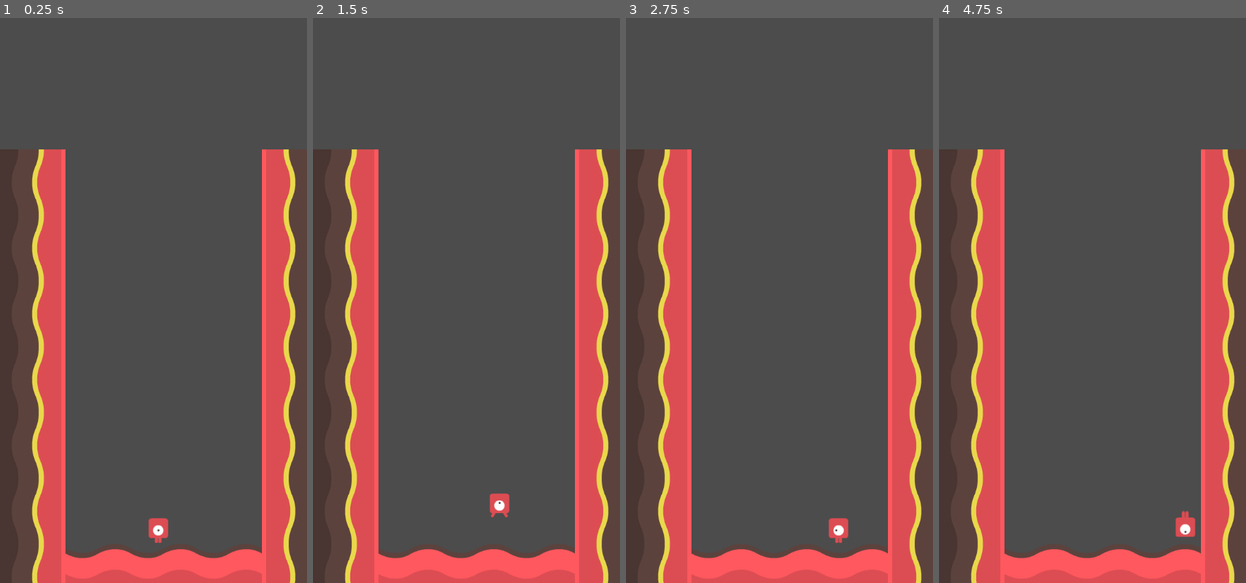
Above: before the commit, frames 1-4 (left to right).
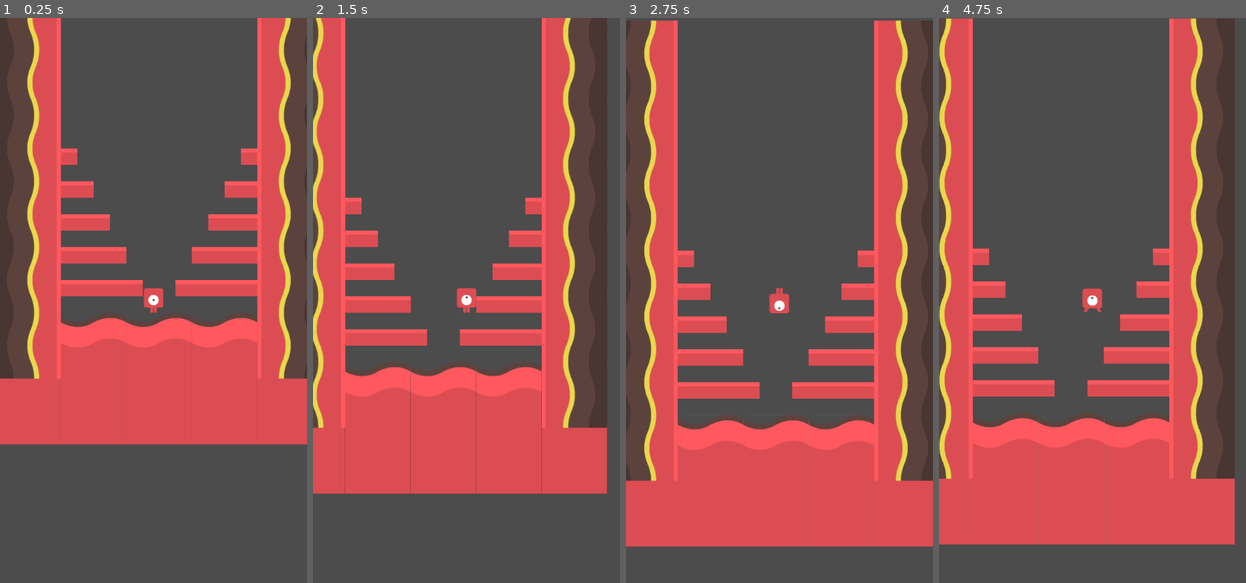
Above: after the commit, the same moments.

Repository: Cecilist/midterm-JDCecil
Game: Godot game, scene res://src/Level.tscn
The game is run twice, just before and just after one commit, with the same random seed, the same clock (stepped at 60 frames per second) and the same inputs.
Inputs:
- Up to frame 1 (0.25 s): no input
- Up to frame 2 (1.5 s): tap Enter at 0.5 s; hold Right (move_right) from 0.53 s (still down); tap Space (jump) at 0.6, 0.77, 1.07, 1.35 s
- Up to frame 3 (2.75 s): tap Space (jump) at 1.52, 1.82, 2.1 s; release Right (move_right) at 2.03 s; hold Left (move_left) from 2.03 s (still down)
- Up to frame 4 (4.75 s): release Left (move_left) at 2.78 s; hold Right (move_right) 2.78-4.28 s; tap Space (jump) at 2.85, 3.02, 3.32, 3.6, 3.77, 4.07, 4.35, 4.52 s; hold Left (move_left) from 4.28 s (still down)

The runs differ from the first frame. In frame 1, 41% of the frame differs, in the area x 0-100%, y 0-100%; in frame 2, 51%; in frame 3, 44%; in frame 4, 51%, in the area x 0-97%, y 0-100%.

Commit message:
changed project gravity, adjusted speed and jump strength to feel snappier

Diff:
--- a/project.godot
+++ b/project.godot
@@ -44,6 +44,7 @@
 [physics]
 
 common/enable_pause_aware_picking=true
+2d/default_gravity=500
 
 [rendering]
 
--- a/src/Level.tscn
+++ b/src/Level.tscn
@@ -11,6 +11,9 @@
 
 [sub_resource type="ConvexPolygonShape2D" id=3]
 points = PoolVector2Array( 128, 128, 0, 128, 0, 0, 128, 0 )
+
+[sub_resource type="ConvexPolygonShape2D" id=5]
+points = PoolVector2Array( 128, 64, 0, 64, 0, 0, 128, 0 )
 
 [sub_resource type="TileSet" id=4]
 0/name = "tilesheet_complete_2X.png 0"
@@ -76,6 +79,53 @@
 "shape_transform": Transform2D( 1, 0, 0, 1, 0, 0 )
 } ]
 2/z_index = 0
+3/name = "tilesheet_complete_2X.png 3"
+3/texture = ExtResource( 1 )
+3/tex_offset = Vector2( 0, 0 )
+3/modulate = Color( 1, 1, 1, 1 )
+3/region = Rect2( 704, 0, 128, 64 )
+3/tile_mode = 0
+3/occluder_offset = Vector2( 0, 0 )
+3/navigation_offset = Vector2( 0, 0 )
+3/shape_offset = Vector2( 0, 0 )
+3/shape_transform = Transform2D( 1, 0, 0, 1, 0, 0 )
+3/shape = SubResource( 5 )
+3/shape_one_way = false
+3/shape_one_way_margin = 1.0
+3/shapes = [ {
+"autotile_coord": Vector2( 0, 0 ),
+"one_way": false,
+"one_way_margin": 1.0,
+"shape": SubResource( 5 ),
+"shape_transform": Transform2D( 1, 0, 0, 1, 0, 0 )
+} ]
+3/z_index = 0
+
+[sub_resource type="ConvexPolygonShape2D" id=6]
+points = PoolVector2Array( 32, 32, 0, 32, 0, 0, 32, 0 )
+
+[sub_resource type="TileSet" id=7]
+0/name = "tilesheet_complete_2X.png 0"
+0/texture = ExtResource( 1 )
+0/tex_offset = Vector2( 0, 0 )
+0/modulate = Color( 1, 1, 1, 1 )
+0/region = Rect2( 768, 0, 32, 32 )
+0/tile_mode = 0
+0/occluder_offset = Vector2( 0, 0 )
+0/navigation_offset = Vector2( 0, 0 )
+0/shape_offset = Vector2( 0, 0 )
+0/shape_transform = Transform2D( 1, 0, 0, 1, 0, 0 )
+0/shape = SubResource( 6 )
+0/shape_one_way = false
+0/shape_one_way_margin = 1.0
+0/shapes = [ {
+"autotile_coord": Vector2( 0, 0 ),
+"one_way": false,
+"one_way_margin": 1.0,
+"shape": SubResource( 6 ),
+"shape_transform": Transform2D( 1, 0, 0, 1, 0, 0 )
+} ]
+0/z_index = 0
 
 [node name="Level" type="Node2D"]
 script = ExtResource( 2 )
@@ -88,3 +138,9 @@
 
 [node name="SpawnPoint" type="Position2D" parent="."]
 position = Vector2( 309.194, 1003.69 )
+
+[node name="Platforms" type="TileMap" parent="."]
+tile_set = SubResource( 7 )
+cell_size = Vector2( 32, 32 )
+format = 1
+tile_data = PoolIntArray( 1441796, 0, 0, 1441807, 0, 0, 1572868, 0, 0, 1572869, 0, 0, 1572878, 0, 0, 1572879, 0, 0, 1703940, 0, 0, 1703941, 0, 0, 1703942, 0, 0, 1703949, 0, 0, 1703950, 0, 0, 1703951, 0, 0, 1835012, 0, 0, 1835013, 0, 0, 1835014, 0, 0, 1835015, 0, 0, 1835020, 0, 0, 1835021, 0, 0, 1835022, 0, 0, 1835023, 0, 0, 1966084, 0, 0, 1966085, 0, 0, 1966086, 0, 0, 1966087, 0, 0, 1966088, 0, 0, 1966091, 0, 0, 1966092, 0, 0, 1966093, 0, 0, 1966094, 0, 0, 1966095, 0, 0 )
--- a/src/Player.tscn
+++ b/src/Player.tscn
@@ -32,18 +32,19 @@
 "speed": 5.0
 } ]
 
-[sub_resource type="RectangleShape2D" id=2]
-extents = Vector2( 19, 25.5 )
-
 [node name="Player" type="KinematicBody2D"]
 script = ExtResource( 8 )
-speed = 2
-jump_strength = 100
+speed = 4
+jump_strength = 275
 
 [node name="AnimatedSprite" type="AnimatedSprite" parent="."]
 frames = SubResource( 1 )
 animation = " idle"
 playing = true
 
-[node name="CollisionShape2D" type="CollisionShape2D" parent="."]
-shape = SubResource( 2 )
+[node name="CollisionShape2D" type="CollisionPolygon2D" parent="."]
+position = Vector2( 0.944946, -0.944939 )
+polygon = PoolVector2Array( -17.9365, -22.0794, 17.0263, -22.0794, 17.6563, 14.4583, 6.63194, 14.4583, 6.00197, 24.8527, -6.91222, 24.5377, -7.54218, 14.1434, -18.8815, 13.5134 )
+
+[node name="Camera2D" type="Camera2D" parent="."]
+current = true
Not shown: 1 places in src/Level.tscn that only renumber resources
Not shown: 1 places in src/Player.tscn that only renumber resources
